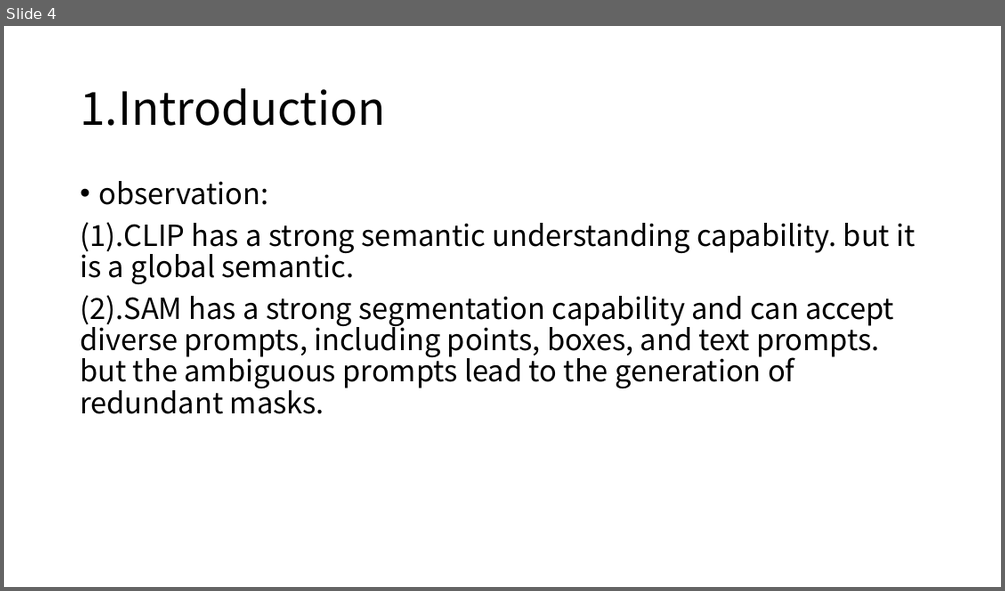
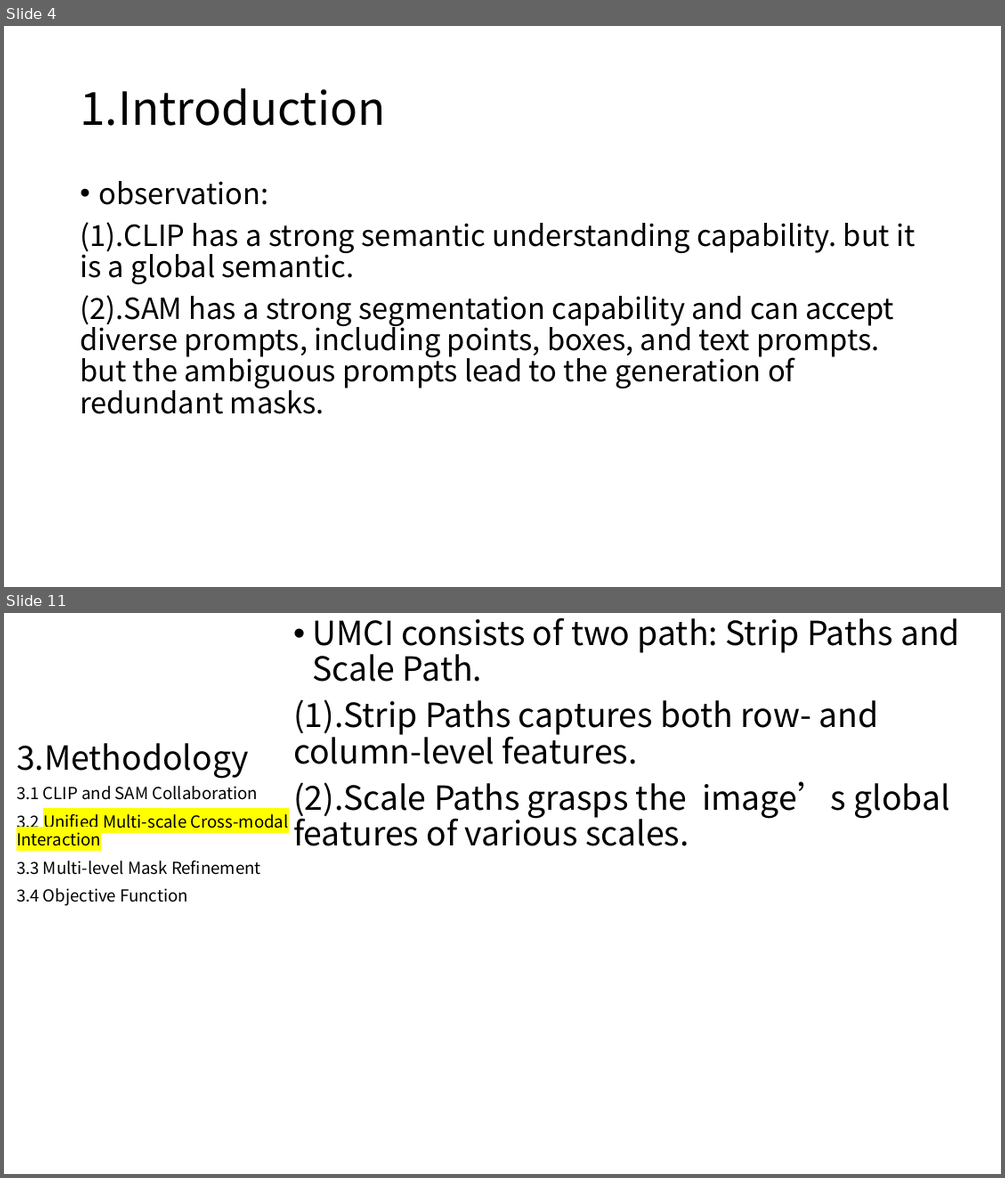
Before and after one commit to wushengxin2012/fileRepository, a slide deck: SAM-CLIP-2401.12665v2.pptx. Shown one above the other, each under a label of ours: slide 4 before the commit, slides 4 and 11 after it; the slides between them are not shown. The pictures are 1005x591 and 1005x1178 pixels, drawn with LibreOffice and Linux fonts; fonts in the diff are those of the drawing. Boxes give left, top, right and bottom in pixels: in the first picture for what was removed or moved away, otherwise in the second. Text is boxed around its words. In the diff, an @@ line names an element or a change of style, - is before the commit and + after.

```diff
--- a/SAM-CLIP-2401.12665v2.pptx
+++ b/SAM-CLIP-2401.12665v2.pptx
@@ slide 11 added at (4,613,1001,1174), background #FFFFFF @@
@@ text added at (293,618,960,846), 32 pt, text #000000 @@
+• UMCI consists of two path: Strip Paths and Scale Path.
+(1).Strip Paths captures both row- and column-level features.
+(2).Scale Paths grasps the image’s global features of various scales.
@@ title added at (16,743,249,779), 32 pt, text #000000 @@
+3.Methodology
@@ text added at (16,786,289,906), 16 pt, text #000000 @@
+3.1 CLIP and SAM Collaboration
+3.2 Unified Multi-scale Cross-modal Interaction
+3.3 Multi-level Mask Refinement
+3.4 Objective Function
```
Also in this commit, not shown: 7 other slides added, 2 other files.
